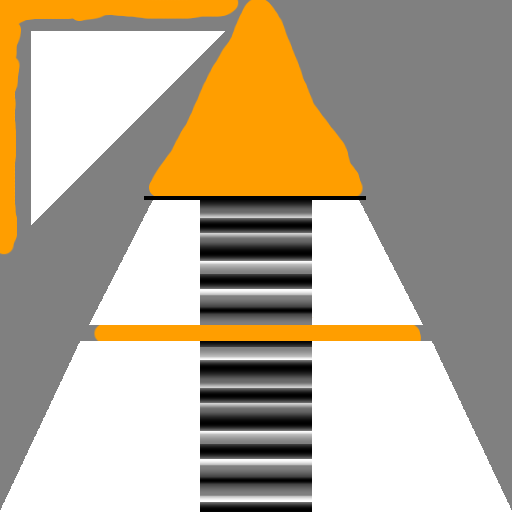
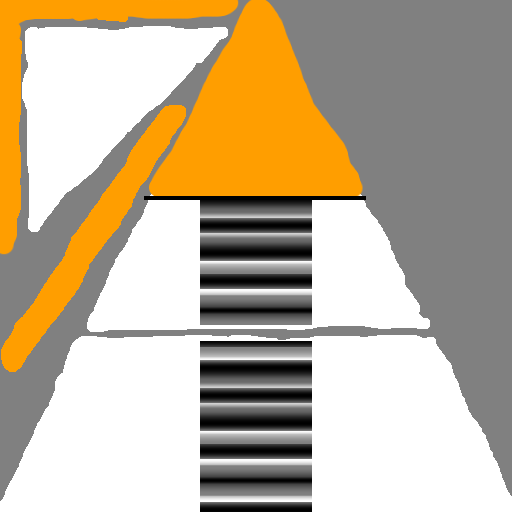
The second w=512, h=512 image is a revision of the first. Changes to its layers:
renamed "Empty Layer#3" to "Trench", painted on it over [1, 14, 421, 371]
added layer "Trench Overlap" above "Top" over [1, 14, 239, 372]
renamed "Empty Layer#2" to "Top", painted on it over [149, 26, 362, 196]
added layer "Top Overlap" above "White Overlap" over [149, 26, 362, 196]
added layer "White Overlap" above "Whitespace" over [0, 26, 512, 510]
renamed "Background copy" to "Whitespace", painted on it over [0, 14, 512, 510]
painted on "Background" over [4, 108, 411, 371]
added layer "WireFrame" over [0, 14, 512, 510]
